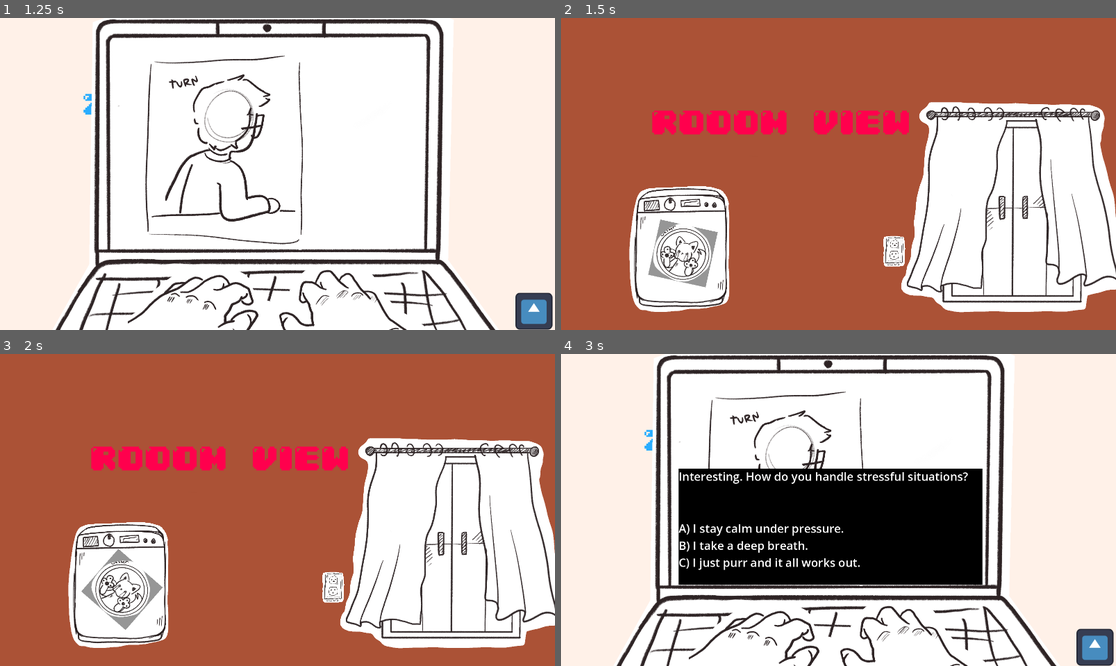
Above: before the commit, frames 1-4 (two rows, left to right).
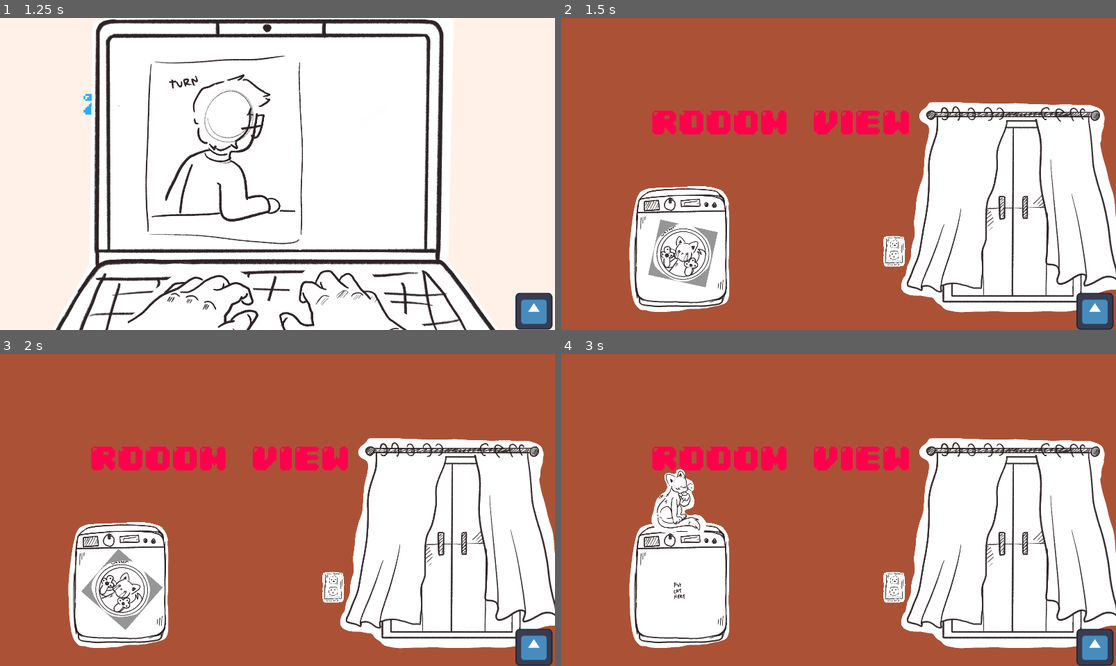
Above: after the commit, the same moments.

Repository: LukeDul/zoom
Game: Godot game, scene res://main.tscn
Two runs of this game, one before a commit and one after it. Both use one fixed random seed, a clock stepped at 60 frames per second and the inputs below. The engine's default icon, where the game draws it, is replaced by a stand-in: a white triangle on a blue panel in a dark square.
Inputs (mouse positions are in pixels of both pictures, inside the frame that each line leads up to):
- Up to frame 1 (1.25 s): click (260, 295) at 0.5 s
- Up to frame 2 (1.5 s): click (1093, 311) at 1.25 s
- Up to frame 3 (2 s): no input
- Up to frame 4 (3 s): click (683, 559) at 2 s; click (660, 594) at 2.75 s

Frame 1 is identical in both runs. In frame 2, 0.8% of the frame differs, in the area x 92-100%, y 87-100%; in frame 3, 0.8%; in frame 4, 81%, in the area x 0-100%, y 0-100%.

Commit message:
fixing the flow of the game
there's still a bug where the dialogue doesn't continue though after we do the task and he says ahem

Diff:
--- a/main.gd
+++ b/main.gd
@@ -9,6 +9,9 @@
 @onready var sfx: AudioStreamPlayer = $AudioStreamPlayer
 
 enum CatStates {IDLE, CURTAINS, WASHING_MACHINE, OUTLET}
+enum TaskState {UNRESOLVED, SUCCESS, FAILURE}
+
+const TASK_TIMER_DURATION = 15.0
 
 ## Maps the teacher's dialogue to possible player responses.
 const dialog_to_response: Dictionary[String, Array] = {
@@ -25,9 +28,11 @@
 var dialog_list: Array[String] = dialog_to_response.keys()
 var cur_dialog_id = 0
 var room_view_button_ready = false
+var hochberg_is_back = false
 
 var score = 100
 var game_cycle = 0
+var task_state = TaskState.UNRESOLVED
 const MAX_CYCLES = 3
 
 # A signal to indicate when the room view tasks are done, with a result.
@@ -59,7 +64,6 @@
 		_on_leave_call_button_down()
 
 
-
 # Called when the node enters the scene tree for the first time.
 func _ready() -> void:
 	# Hide the room view initially
@@ -74,54 +78,78 @@
 	# We also need to hide the dialogue bubble.
 	if dialog_bubble:
 		dialog_bubble.visible = false
-	if turn_around:
-		turn_around.visible = true
+	turn_around.visible = true
 	room_view_button_ready = true
+	task_state = TaskState.UNRESOLVED
 
 	# The timer and event now start as soon as the teacher leaves.
 	room_view.start_random_event()
-	room_view.set_task_time_limit(15.0)
+	get_tree().create_timer(TASK_TIMER_DURATION).timeout.connect(_on_task_timer_timeout)
 
 
 func _on_turn_around_button_down() -> void:
 	if room_view_button_ready:
-		if room_view:
+		if room_view.visible:
+			# Player is in room view, so turn back to interview
+			room_view.visible = false
+			computer_view.visible = true
+
+			if hochberg_is_back:
+				dialog_bubble.visible = true
+				hochberg.play("default") # Professor comes back to the screen
+
+				# Check if the game cycle is over
+				game_cycle += 1
+				if game_cycle >= MAX_CYCLES:
+					end_game()
+				else:
+					# Respond based on task state
+					if task_state == TaskState.SUCCESS:
+						display_next_dialog()
+					else:
+						dialog_bubble.set_dialog("WHAT THE HECK IS GOING ON HERE?", ["Oh no!", "I'm sorry.", "The cat did it!"])
+						dialog_bubble.but1.visible = true
+						dialog_bubble.but2.visible = true
+						dialog_bubble.but3.visible = true
+					# Reset the flag after handling the dialogue
+					hochberg_is_back = false
+
+		else:
+			# Player is in interview view, so turn to room
 			room_view.visible = true
-		if turn_around:
-			turn_around.visible = false
-		if dialog_bubble:
-			dialog_bubble.visible = false
+			computer_view.visible = false
 
-		# When the player turns around, they need to see the cat.
-		if room_view:
-			room_view.show_cat_event()
+			# When the player turns around, they need to see the cat.
+			if room_view:
+				room_view.show_cat_event()
+
+		dialog_bubble.visible = false
+		turn_around.visible = true
 
 func _on_room_tasks_completed(success: bool):
 	print("TASK COMPLETED")
-	room_view.visible = false
-	turn_around.visible = true
-	dialog_bubble.visible = true
-	print("success?", success)
-	if not success:
+	# Update score and state, but do NOT change the view
+	if success:
+		score += 10
+		task_state = TaskState.SUCCESS
+		print("Task completed successfully! Score is now: " + str(score))
+	else:
+		score -= 15
+		task_state = TaskState.FAILURE
+		print("Task failed! Score is now: " + str(score))
+
+func _on_task_timer_timeout():
+	# This function handles the professor's return, but does not force a view change
+	print("Timer ran out, professor is back!")
+
+	# The professor is back, regardless of the view
+	hochberg_is_back = true
+
+	if room_view.visible:
+		# Player is still in the room, show "ahem!" to prompt a manual return
 		dialog_bubble.visible = true
-		dialog_bubble.set_dialog("WHAT THE HECK IS GOING ON HERE?", ["Oh no!", "I'm sorry.", "The cat did it!"])
-		dialog_bubble.but1.visible = true
-		dialog_bubble.but2.visible = true
-		dialog_bubble.but3.visible = true
-		score -= 15
-		print("Task failed! Score is now: " + str(score))
-	else:
-		dialog_bubble.visible = true
-		score += 10
-		print("Task completed successfully! Score is now: " + str(score))
+		dialog_bubble.set_dialog("Ahem!", [])
 
-	# Check if the game cycle is over
-	game_cycle += 1
-	if game_cycle >= MAX_CYCLES:
-		end_game()
-	else:
-		# Go to the next dialogue segment after the failure dialogue.
-		display_next_dialog()
 
 func end_game():
 	if dialog_bubble:
--- a/room_view.gd
+++ b/room_view.gd
@@ -13,22 +13,15 @@
 
 var cur_cat
 var cur_tween: Tween
-var time_limit_timer: SceneTreeTimer
-var task_completed = false
 var cat_event_started = false
-
-# Calls the function after the given seconds have passed.
-# Returns the timer.
-func call_later(seconds: float, callback_func: Callable) -> SceneTreeTimer:
-	var timer = get_tree().create_timer(seconds)
-	timer.timeout.connect(callback_func)
-	return timer
+var task_completed = false # Correctly declared here
 
 var cat_state = CatStates.IDLE:
 	set(v):
 		match(v):
 			CatStates.IDLE:
-				cur_cat.visible = false
+				if cur_cat:
+					cur_cat.visible = false
 				idle_cat.visible = true
 				if cur_tween and is_instance_valid(cur_tween):
 					cur_tween.stop()
@@ -65,7 +58,6 @@
 		_: push_error("Unknown Cat State")
 
 func start_random_event():
-	task_completed = false
 	cat_event_started = true
 
 	var states = [CatStates.CURTAINS, CatStates.WASHING_MACHINE, CatStates.OUTLET]
@@ -82,16 +74,6 @@
 		CatStates.WASHING_MACHINE: start_washing_machine_event()
 		CatStates.OUTLET: start_outlet_event()
 
-func set_task_time_limit(seconds: float):
-	time_limit_timer = call_later(seconds, on_time_ran_out)
-
-func on_time_ran_out():
-	print("Time ran out! Teacher is coming back.")
-	task_completed = false
-	if cur_tween and is_instance_valid(cur_tween):
-		cur_tween.stop()
-	cat_state = CatStates.IDLE
-
 func start_curtain_event()->void:
 	print("cat is ripping curtain!! stop him")
 	Global.play("tear")
@@ -105,11 +87,9 @@
 		cur_tween.finished.connect(end_curtain_event)
 
 func end_curtain_event()->void:
-	if is_instance_valid(time_limit_timer):
-		print("cat tore up curtain")
-		cat_state = CatStates.IDLE
-	else:
-		pass
+	print("cat tore up curtain")
+	cat_state = CatStates.IDLE
+
 
 func _on_window_cat_button_down() -> void:
 	print("you grabbed the cat")
@@ -132,11 +112,9 @@
 		cur_tween.finished.connect(end_outlet_event)
 
 func end_outlet_event()->void:
-	if is_instance_valid(time_limit_timer):
-		print("cat electricuted himself")
-		cat_state = CatStates.IDLE
-	else:
-		pass
+	print("cat electricuted himself")
+	cat_state = CatStates.IDLE
+
 
 func _on_outlet_cat_button_down() -> void:
 	print("you grabbed the cat")
@@ -156,11 +134,9 @@
 		cur_tween.finished.connect(end_washing_machine_event)
 
 func end_washing_machine_event()->void:
-	if is_instance_valid(time_limit_timer):
-		print("cat drowned himself")
-		cat_state = CatStates.IDLE
-	else:
-		pass
+	print("cat drowned himself")
+	cat_state = CatStates.IDLE
+
 
 func _on_machine_cat_button_down() -> void:
 	print("you grabbed the cat from the washing machine")
--- /dev/null
+++ b/room_view.tscn
@@ -0,0 +1,50 @@
+[gd_scene load_steps=7 format=3 uid="uid://bqunapap8v7qs"]
+
+[ext_resource type="Script" uid="uid://cyfr87o7pl1ka" path="res://room_view.gd" id="1_8v67b"]
+[ext_resource type="Texture2D" uid="uid://c3tt5mmmcmuht" path="res://Assets/room/background.png" id="2_rc5tn"]
+[ext_resource type="Texture2D" uid="uid://ea454mqj0bt" path="res://Assets/room/washingmachine.png" id="3_0ojq4"]
+[ext_resource type="Texture2D" uid="uid://chgsgti82mqd2" path="res://Assets/room/window.png" id="4_o8w00"]
+[ext_resource type="Texture2D" uid="uid://cv5i8o4sg3nvx" path="res://Assets/room/outlet.png" id="5_mixow"]
+[ext_resource type="Texture2D" uid="uid://b8xcs0w7k17je" path="res://Assets/room/cat.png" id="6_dhf2g"]
+
+[node name="RoomView" type="Node2D"]
+script = ExtResource("1_8v67b")
+
+[node name="BackgroundSprite" type="Sprite2D" parent="."]
+texture = ExtResource("2_rc5tn")
+
+[node name="WashingMachine" type="Node2D" parent="."]
+position = Vector2(-673, 124)
+
+[node name="TextureButton" type="TextureButton" parent="WashingMachine"]
+offset_right = 40.0
+offset_bottom = 40.0
+scale = Vector2(2.00765, 2.33872)
+texture_normal = ExtResource("3_0ojq4")
+
+[node name="Window" type="Node2D" parent="."]
+position = Vector2(597, -358)
+
+[node name="TextureButton" type="TextureButton" parent="Window"]
+offset_left = -263.0
+offset_top = -109.0
+offset_right = -7.0
+offset_bottom = 403.0
+texture_normal = ExtResource("4_o8w00")
+
+[node name="Outlet" type="Node2D" parent="."]
+position = Vector2(198, 245)
+
+[node name="TextureButton" type="TextureButton" parent="Outlet"]
+offset_right = 40.0
+offset_bottom = 40.0
+texture_normal = ExtResource("5_mixow")
+
+[node name="Cat" type="TextureButton" parent="."]
+offset_left = -272.0
+offset_top = 111.0
+offset_right = -144.0
+offset_bottom = 367.0
+texture_normal = ExtResource("6_dhf2g")
+
+[node name="Sprite2D" type="Sprite2D" parent="Cat"]
